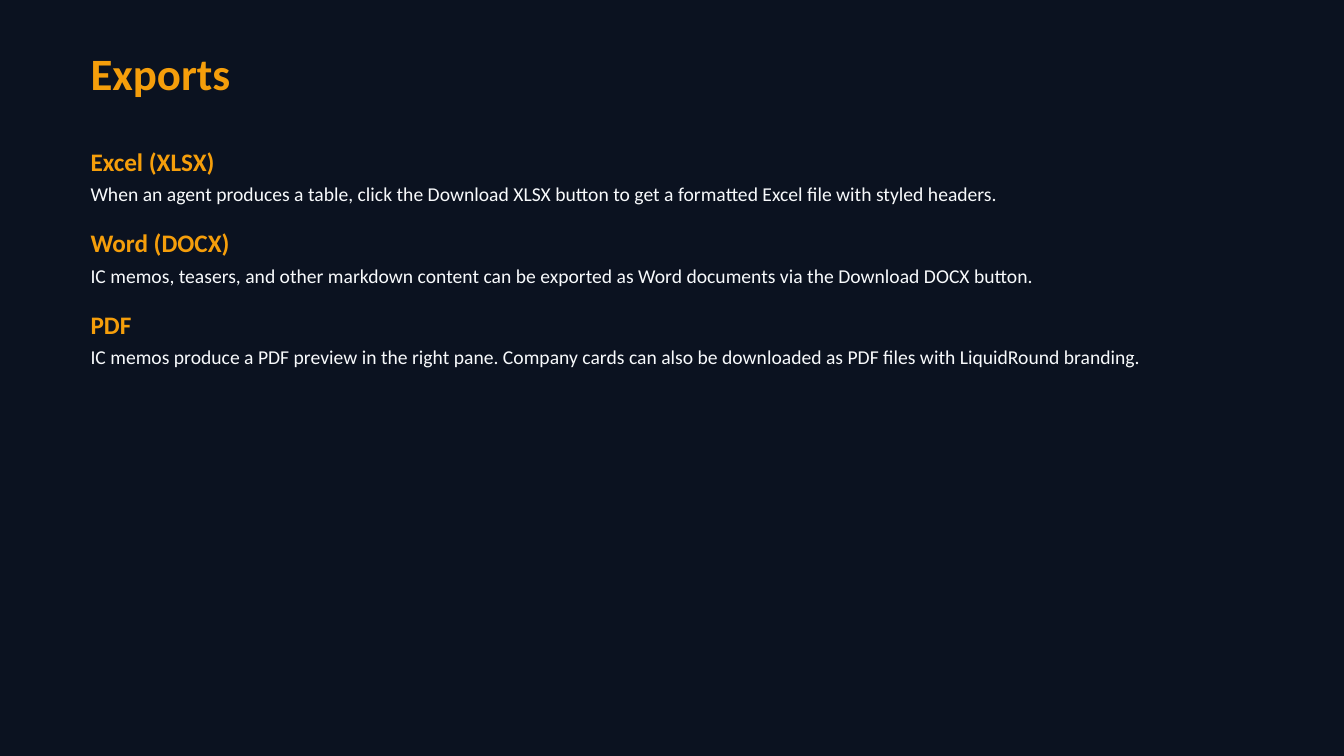
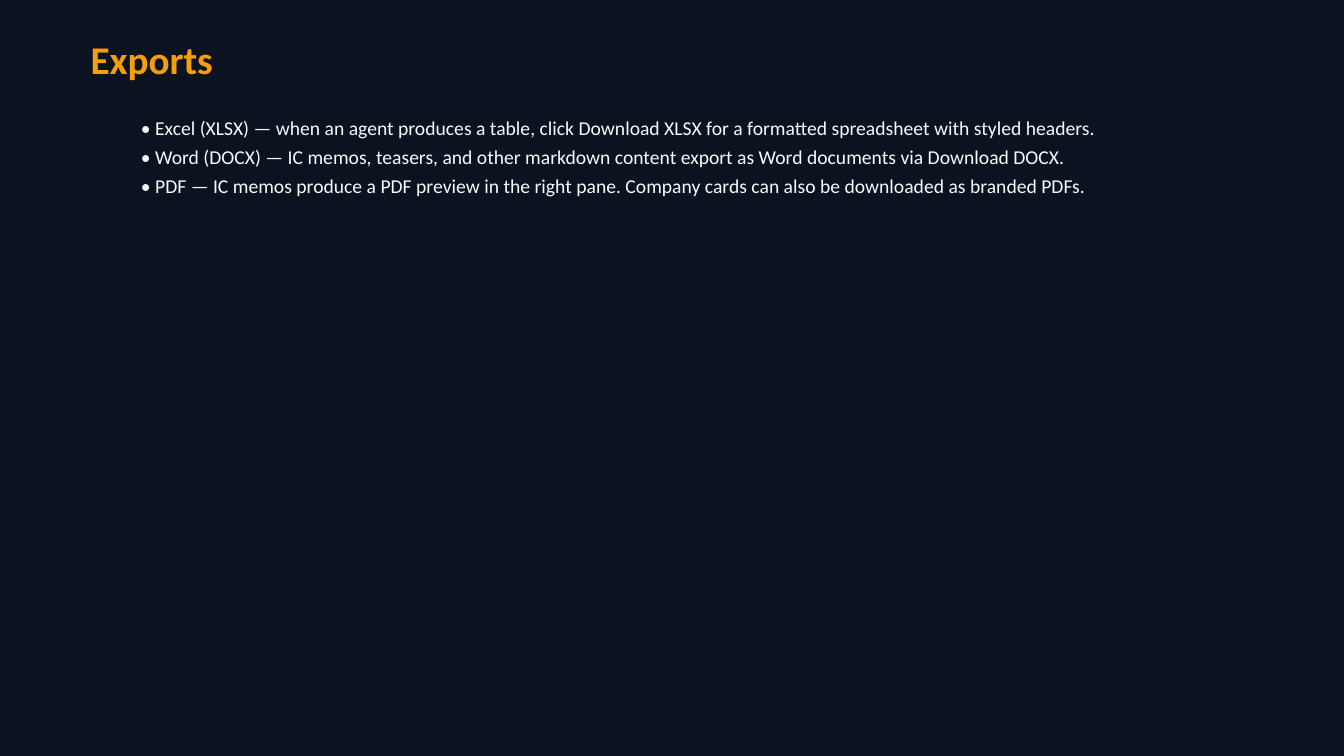
Before and after one commit to predictivelabsai/liquidround, a slide deck: slide 14 of docs/liquidround_user_guide.pptx (slide 9 before the commit). Drawn at 1344x756 pixels with LibreOffice and Linux fonts; fonts in the diff are those of the drawing. Boxes give left, top, right and bottom in pixels: in the first picture for what was removed or moved away, otherwise in the second. Text is boxed around its words. In the diff, an @@ line names an element or a change of style, - is before the commit and + after.

```diff
--- a/docs/liquidround_user_guide.pptx
+++ b/docs/liquidround_user_guide.pptx
@@ text "Exports": place and size @@
-text "Exports" at bbox=[91, 61, 231, 97]
+text "Exports" at bbox=[91, 48, 213, 80]
@@ text "Exports" at bbox=[91, 48, 213, 80]: size 32 to 28 pt @@
@@ text at bbox=[155, 121, 1095, 197]: text changed @@
-Excel (XLSX)
-When an agent produces a table, click the Download XLSX button to get a formatted Excel file with styled headers.
-Word (DOCX)
-IC memos, teasers, and other markdown content can be exported as Word documents via the Download DOCX button.
-PDF
-IC memos produce a PDF preview in the right pane. Company cards can also be downloaded as PDF files with LiquidRound branding.
+  • Excel (XLSX) — when an agent produces a table, click Download XLSX for a formatted spreadsheet with styled headers.
+  • Word (DOCX) — IC memos, teasers, and other markdown content export as Word documents via Download DOCX.
+  • PDF — IC memos produce a PDF preview in the right pane. Company cards can also be downloaded as branded PDFs.
```
Also in this commit, not shown: 8 other slides changed, 8 slides added, 2 slides removed, 22 other files.
